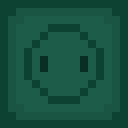
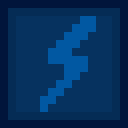
Layer changes from the first 128x128 image to the second:
added layer "Front" above "Front meh" over [40, 16, 96, 112]
added layer "Base" above "Side" over [0, 0, 128, 128]
removed layer "Front copy" over [0, 0, 128, 128]
